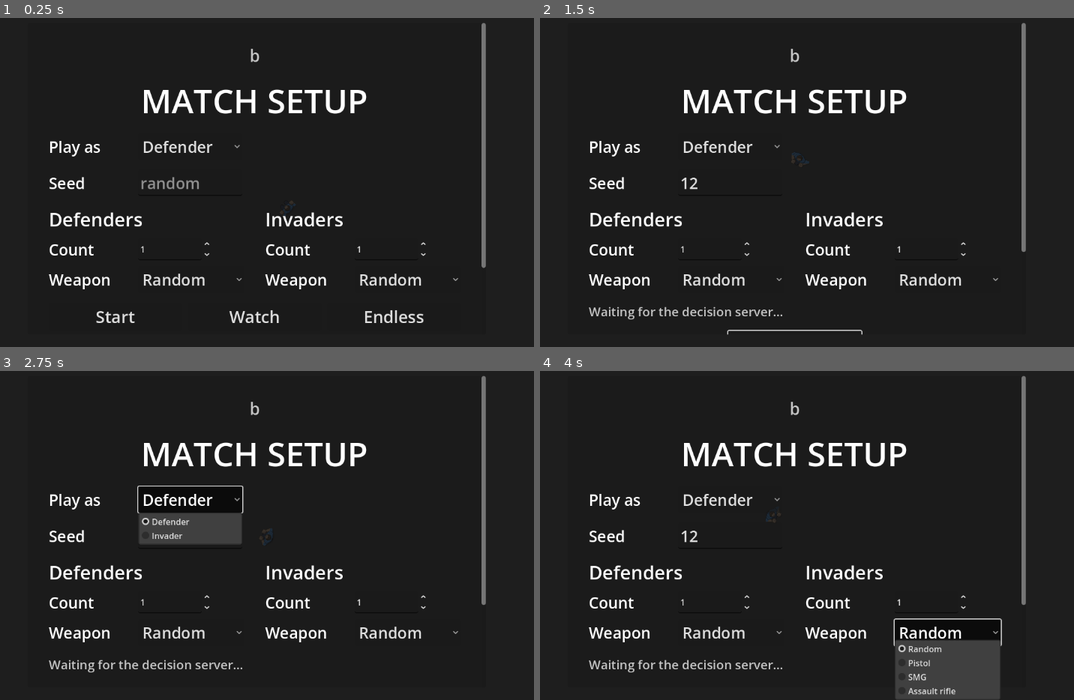
Above: before the commit, frames 1-4 (two rows, left to right).
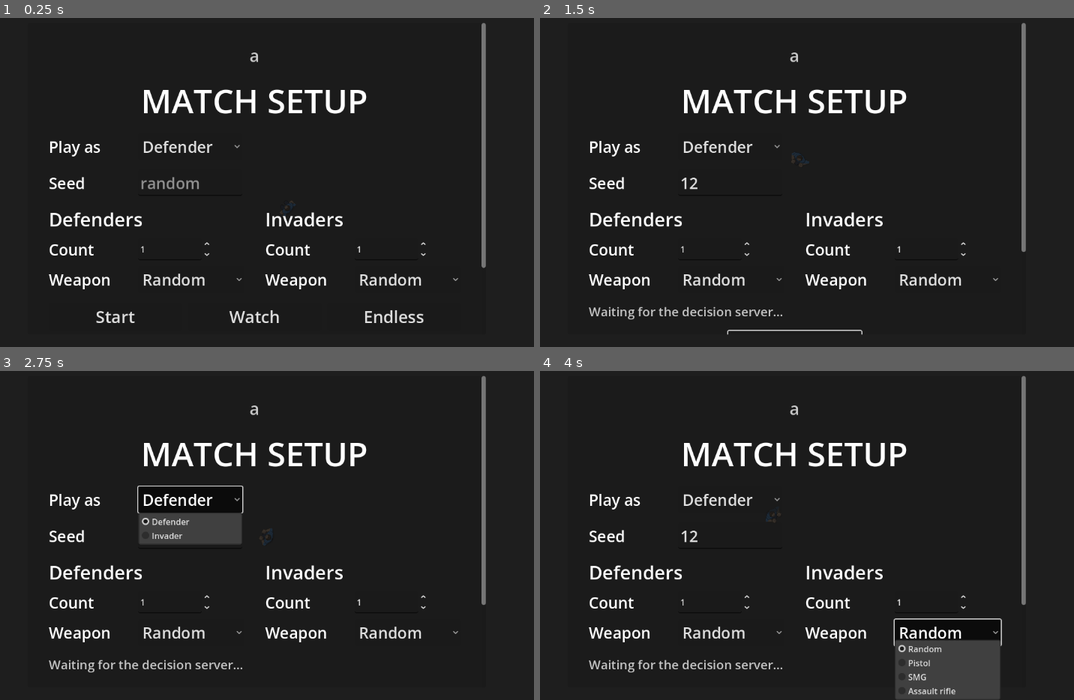
Above: after the commit, the same moments.

Repository: AnthonyThomasson/Example-Godot
Game: Godot game, scene res://scenes/main.tscn
Same seed, same stepped clock (60 frames per second), same inputs: the game is played once before the commit and once after it.
Inputs (mouse positions are in pixels of both pictures, inside the frame that each line leads up to):
- Up to frame 1 (0.25 s): no input
- Up to frame 2 (1.5 s): click (732, 182) at 0.52 s; type "12" at 0.6 s; click "Watch" at 1.25 s
- Up to frame 3 (2.75 s): click "Defender" at 2 s
- Up to frame 4 (4 s): click "Random" at 2.75 s; click "Random" at 3.5 s

The runs differ from the first frame. In frame 1, less than 0.1% of the frame differs, in the area x 46-55%, y 9-60%; in frame 2, less than 0.1%; in frame 3, less than 0.1%; in frame 4, less than 0.1%.

Commit message:
fixing sounds

Diff:
--- a/scenes/audio/sound_bank.gd
+++ b/scenes/audio/sound_bank.gd
@@ -24,7 +24,7 @@
 const BAND_SHOT := { "light": "smg", "medium": "pistol", "heavy": "rifle" }
 
 ## Reloads, by gun: pitch scales every click (heavier = lower), db trims the level, seat = the pitch (Hz) of the
-## magazine seating thunk, rack = seconds from the magazine seating to the action being racked.
+## faint tick under the magazine seating click, rack = seconds from the magazine seating to the action being racked.
 const RELOADS := {
 	"pistol": { "pitch": 1.0, "db": 0.0, "seat": 190.0, "rack": 0.30 },
 	"smg": { "pitch": 1.1, "db": -1.0, "seat": 210.0, "rack": 0.30 },
@@ -87,10 +87,8 @@
 ## scuff = [low-pass Hz, high-pass Hz, decay s, gain] (the sole on the surface), ring = { freqs, amps, decays, gain }
 ## (a hard floor's click), again = a second, softer scuff that follows (gravel, grass).
 const FOOTSTEPS := {
-	"wood": { "db": 0.0, "thump": [102.0, 56.0, 0.052, 1.0], "scuff": [1900.0, 140.0, 0.020, 0.42],
-		"ring": { "freqs": [180.0, 380.0], "amps": [0.6, 0.35], "decays": [0.065, 0.04], "gain": 0.5 } },
-	"tile": { "db": 0.0, "thump": [112.0, 66.0, 0.042, 1.0], "scuff": [1900.0, 180.0, 0.015, 0.38],
-		"ring": { "freqs": [280.0], "amps": [1.0], "decays": [0.045], "gain": 0.35 } },
+	"wood": { "db": -3.0, "thump": [102.0, 56.0, 0.052, 1.0], "scuff": [1300.0, 140.0, 0.020, 0.34] },
+	"tile": { "db": -3.0, "thump": [112.0, 66.0, 0.042, 1.0], "scuff": [1300.0, 180.0, 0.015, 0.30] },
 	"stone": { "db": 1.0, "thump": [115.0, 72.0, 0.034, 1.0], "scuff": [2000.0, 200.0, 0.016, 0.42],
 		"ring": { "freqs": [330.0], "amps": [1.0], "decays": [0.045], "gain": 0.25 } },
 	"concrete": { "db": 0.0, "thump": [105.0, 64.0, 0.030, 1.0], "scuff": [2000.0, 220.0, 0.020, 0.45] },
@@ -353,35 +351,29 @@
 		"vary": 0.22, "layers": layers }
 
 
-## A reload in two beats. `out`: the release click, then the magazine sliding free and dropping into the hand.
-## `in`: the magazine rubbing in and seating with a latch click, then the action racked (a rasp, a click, a slam).
+## A reload in two beats, each kept to dry, quiet clicks. `out`: the release click and a faint tick of the magazine
+## dropping free. `in`: a seat click, then a rack click.
 static func _reload(gun: String, stage: String) -> Dictionary:
 	var g: Dictionary = RELOADS[gun]
 	var p: float = g["pitch"]
 	var layers := []
 	var length := 0.3
 	if stage == "out":
+		# One dry click as the catch lets go, and a faint tick of the magazine dropping free.
 		layers = [
-			{ "type": "noise", "gain": 1.0, "decay": 0.004, "lp": 8000.0, "hp": 2200.0, "attack": 0.0002 },
-			{ "type": "modes", "gain": 0.6, "freqs": [2300.0 * p, 3900.0 * p], "amps": [1.0, 0.6], "decays": [0.02, 0.014] },
-			{ "type": "noise", "gain": 0.28, "decay": 0.07, "lp": 3200.0, "hp": 700.0, "delay": 0.035, "attack": 0.02 },
-			{ "type": "tone", "gain": 0.35, "freq": 140.0 * p, "freq_end": 90.0 * p, "sweep": 0.012, "decay": 0.03, "delay": 0.14 },
-			{ "type": "noise", "gain": 0.3, "decay": 0.01, "lp": 2500.0, "hp": 300.0, "delay": 0.14 },
+			{ "type": "noise", "gain": 0.8, "decay": 0.004, "lp": 5000.0 * p, "hp": 1800.0, "attack": 0.0002 },
+			{ "type": "tone", "gain": 0.15, "freq": 140.0 * p, "freq_end": 90.0 * p, "sweep": 0.012, "decay": 0.025, "delay": 0.14 },
+			{ "type": "noise", "gain": 0.2, "decay": 0.008, "lp": 2500.0, "hp": 400.0, "delay": 0.14 },
 		]
+		length = 0.22
 	else:
 		var rack: float = g["rack"]
-		var seat: float = g["seat"]
+		# Two small clicks: the magazine seating, then the action racked. No rasp, ring or slam.
 		layers = [
-			{ "type": "noise", "gain": 0.25, "decay": 0.06, "lp": 3000.0, "hp": 600.0, "attack": 0.015 },
-			{ "type": "tone", "gain": 0.8, "freq": seat, "freq_end": seat * 0.5, "sweep": 0.012, "decay": 0.05, "delay": 0.09 },
-			{ "type": "noise", "gain": 0.6, "decay": 0.012, "lp": 2500.0, "hp": 300.0, "delay": 0.09 },
-			{ "type": "modes", "gain": 0.4, "freqs": [1800.0 * p, 3100.0 * p], "amps": [1.0, 0.6], "decays": [0.025, 0.018], "delay": 0.09 },
-			# Racking the action: back with a rasp, a click at the rear, then forward with a slam.
-			{ "type": "noise", "gain": 0.5, "decay": 0.05, "lp": 7000.0, "hp": 1800.0, "delay": 0.09 + rack, "attack": 0.004 },
-			{ "type": "modes", "gain": 0.5, "freqs": [2600.0 * p, 4400.0 * p], "amps": [1.0, 0.6], "decays": [0.015, 0.01], "delay": 0.14 + rack },
-			{ "type": "tone", "gain": 0.6, "freq": 170.0 * p, "freq_end": 80.0 * p, "sweep": 0.012, "decay": 0.04, "delay": 0.21 + rack },
-			{ "type": "noise", "gain": 0.7, "decay": 0.015, "lp": 4000.0, "hp": 500.0, "delay": 0.21 + rack },
-			{ "type": "modes", "gain": 0.5, "freqs": [2100.0 * p, 3600.0 * p], "amps": [1.0, 0.6], "decays": [0.03, 0.02], "delay": 0.21 + rack },
+			{ "type": "noise", "gain": 0.5, "decay": 0.007, "lp": 3800.0 * p, "hp": 1200.0, "delay": 0.09, "attack": 0.0003 },
+			{ "type": "tone", "gain": 0.12, "freq": float(g["seat"]), "freq_end": float(g["seat"]) * 0.6, "sweep": 0.01,
+				"decay": 0.02, "delay": 0.09 },
+			{ "type": "noise", "gain": 0.6, "decay": 0.009, "lp": 4000.0 * p, "hp": 900.0, "delay": 0.09 + rack, "attack": 0.0003 },
 		]
-		length = 0.21 + rack + 0.2
-	return { "length": length, "level_db": float(g["db"]) + (-2.0 if stage == "out" else 0.0), "vary": 0.06, "layers": layers }
+		length = 0.09 + rack + 0.1
+	return { "length": length, "level_db": float(g["db"]) + (-6.0 if stage == "out" else -4.0), "vary": 0.06, "layers": layers }
--- a/scenes/character/character_visuals.gd
+++ b/scenes/character/character_visuals.gd
@@ -48,6 +48,8 @@
 const REDRAW_RAISE_STEP := 0.1
 ## How folded (0..1) a crouching body is before it is drawn from the rig's trunk (its back showing), not as shoulders.
 const FOLD_DRAW := 0.15
+## A hand gripping lower than this (body radii off the floor: relaxed 3.7, running ~4-5.8) hangs below the shoulders and is drawn under them.
+const HAND_OVER_HEIGHT := 5.0
 var _rig  ## The standing skeleton solved this frame, shared by the body's and the shadow's draw.
 var _redraw_key := PackedInt32Array()  ## The rounded inputs the standing body was last repainted for.
 var redraws := 0  ## How many times the standing body has been drawn (tests read it).
@@ -134,6 +136,12 @@
 	if item:
 		item.draw_weapon(self, _character)
 		draw_order.append(&"weapon")
+	# A hand hanging at the side (below HAND_OVER_HEIGHT) is lower than the shoulders, so they cover it.
+	var hung: Array[int] = []
+	for hand in 2:
+		if pose.grip_height(hand) < HAND_OVER_HEIGHT:
+			hung.append(hand)
+			_draw_hand(hand, pose.hand_angles[hand] - PI * 0.5, placed, damage_total)
 	# Shoulders: the art through the flesh silhouette deformed by any shots (dents + darkening).
 	draw_set_transform(lunge, 0.0, Vector2.ONE)
 	Deformation.draw_shape(self, "circle", size, body_color, CharacterConfig.flesh_crack_color,
@@ -142,7 +150,8 @@
 	draw_set_transform(Vector2.ZERO, 0.0, Vector2.ONE)
 	draw_order.append(&"torso")
 	for hand in 2:
-		_draw_hand(hand, pose.hand_angles[hand] - PI * 0.5, placed, damage_total)
+		if not hung.has(hand):
+			_draw_hand(hand, pose.hand_angles[hand] - PI * 0.5, placed, damage_total)
 	draw_order.append(&"hands")
 	_draw_head(pose, rig, placed, damage_total)  # The highest part: over the gun and the fists.
 	draw_order.append(&"head")
--- /dev/null
+++ b/tests/character/hanging_hands_under_shoulders_test.gd
@@ -0,0 +1,29 @@
+extends GameTest
+
+## An unarmed character's hands hang at its sides, below the shoulders, so the shoulders are painted over them
+## (character_visuals.gd); a hand raised to a gun is painted over the shoulders.
+
+
+func describe() -> Dictionary:
+	return {
+		"name": "Hanging hands are drawn under the shoulders",
+		"description": "Standing unarmed, the hands are lower than the shoulders and are painted before the torso; holding a pistol, they are painted after it.",
+		"tags": ["draw", "hands"],
+		"timeout": 8.0,
+	}
+
+
+func configure(s: TestSetup) -> void:
+	s.arena(Rect2(0, 0, 800, 400))
+	s.switch(&"nav.rebake", false)
+	s.actor(&"unarmed", &"puppet", Vector2(200, 200), { "start_slot": ItemRegistry.UNARMED_SLOT })
+	s.actor(&"armed", &"puppet", Vector2(500, 200), { "start_slot": 3 })
+
+
+func run(t: TestContext) -> void:
+	await t.seconds(1.5)
+	var unarmed = t.actor(&"unarmed").get_node("Visuals")
+	var armed = t.actor(&"armed").get_node("Visuals")
+	t.check(t.actor(&"unarmed").pose.grip_height(0) < unarmed.HAND_OVER_HEIGHT, "unarmed hands grip below the shoulders")
+	t.check(armed.draw_order.find(&"hands") > armed.draw_order.find(&"torso"), "a gun's hands are painted over the torso")
+	t.check(t.actor(&"armed").pose.grip_height(0) >= armed.HAND_OVER_HEIGHT, "a gun's hands grip at the shoulders")
Not shown, changed: .claude/skills/domain-audio/SKILL.md
Not shown, changed: .claude/skills/domain-character/SKILL.md
